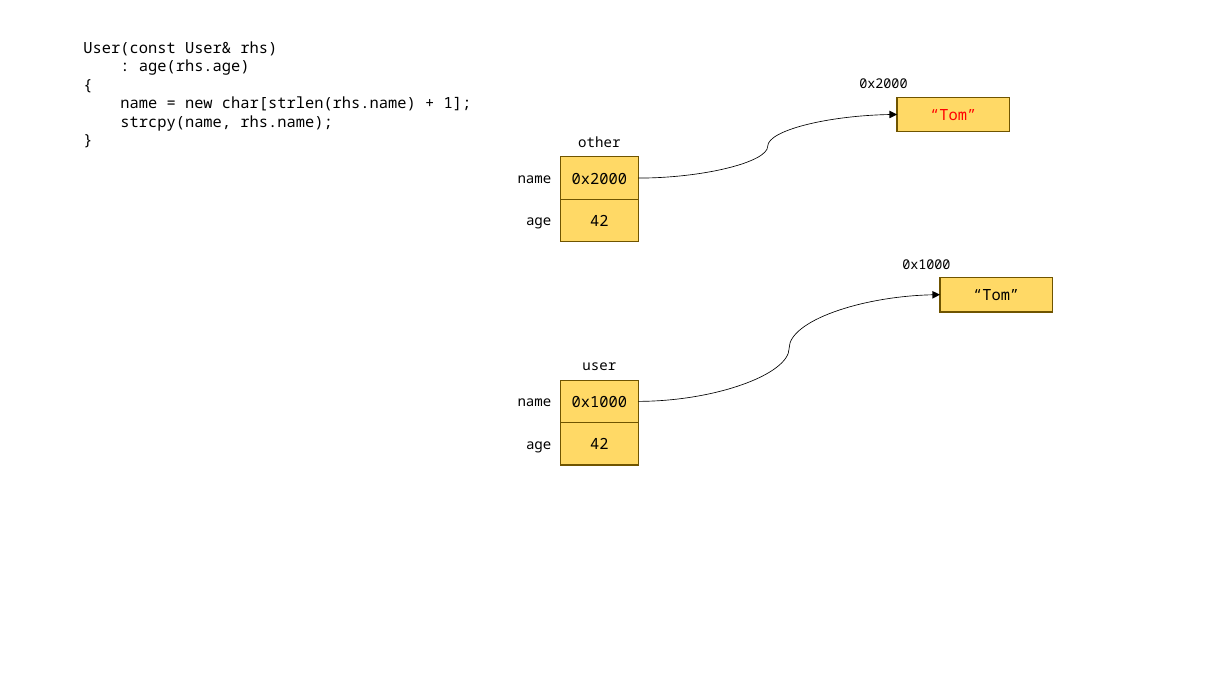
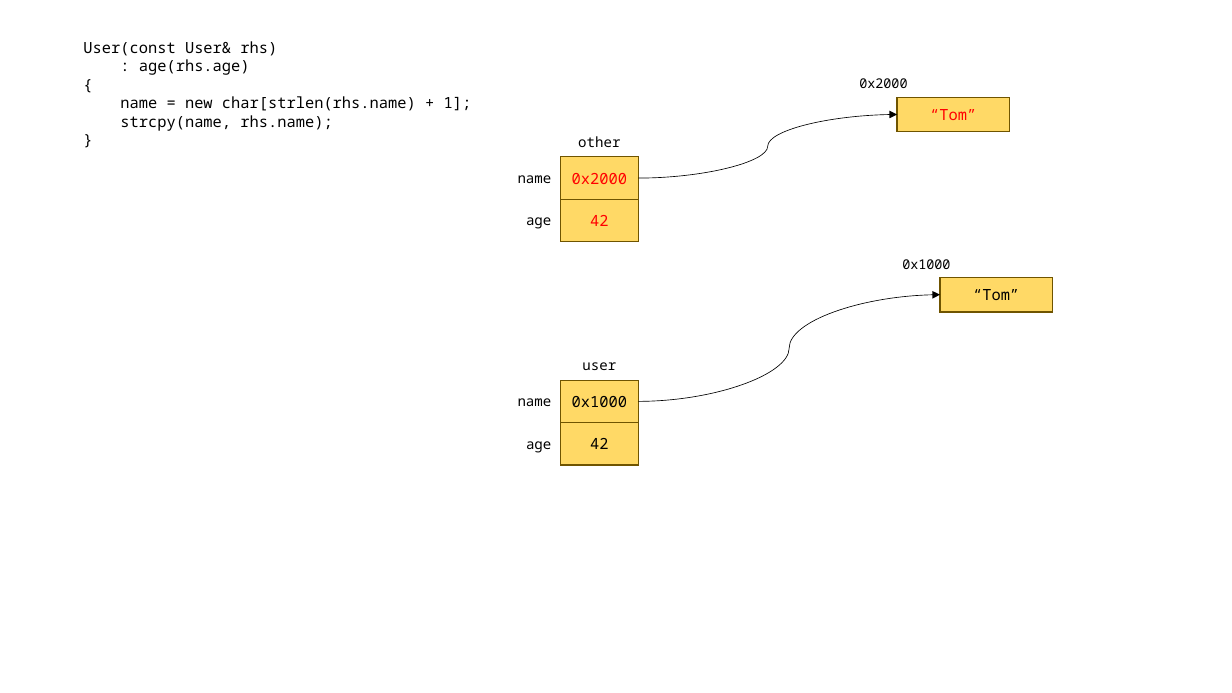
Before and after one commit to loopinf/hyundai_230612, a slide deck: slide 18 of 230612.pptx. Drawn at 1232x693 pixels with LibreOffice and Linux fonts; fonts in the diff are those of the drawing. Boxes give left, top, right and bottom in pixels: in the first picture for what was removed or moved away, otherwise in the second. Text is boxed around its words. In the diff, an @@ line names an element or a change of style, - is before the commit and + after.

```diff
--- a/230612.pptx
+++ b/230612.pptx
@@ rectangle "0x2000" at (561,157,639,200): text colour #000000 to #FF0000 @@
@@ rectangle "42" at (561,200,639,242): text colour #000000 to #FF0000 @@
```
Also in this commit, not shown: 1 other slide changed, 1 slide added, 3 other files.
